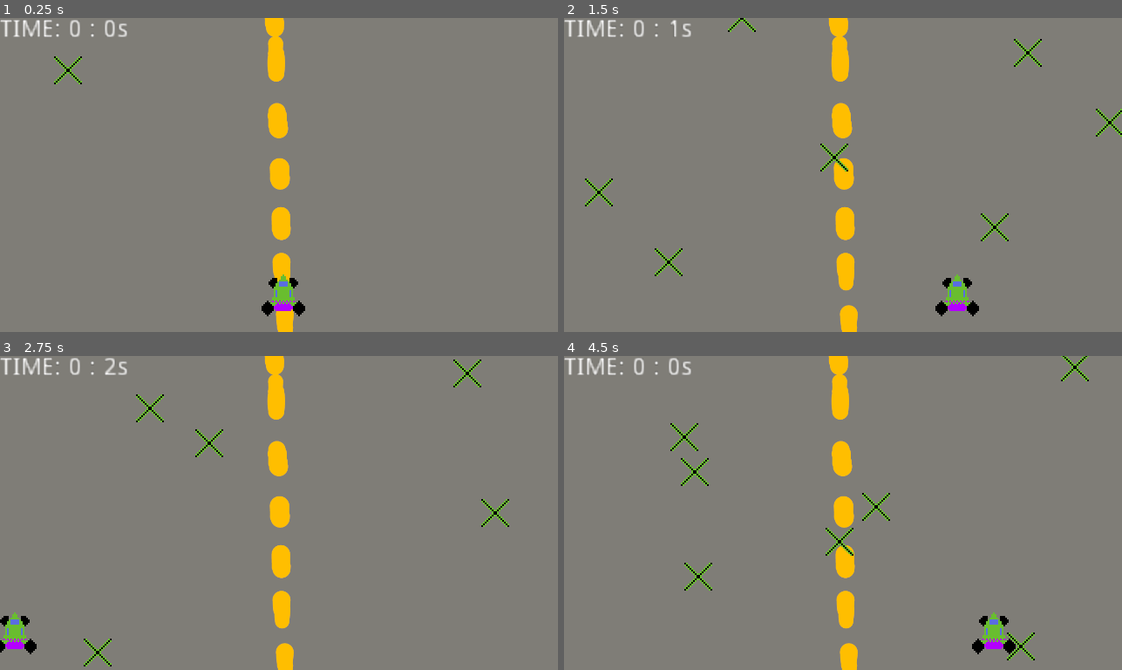
Above: before the commit, frames 1-4 (two rows, left to right).
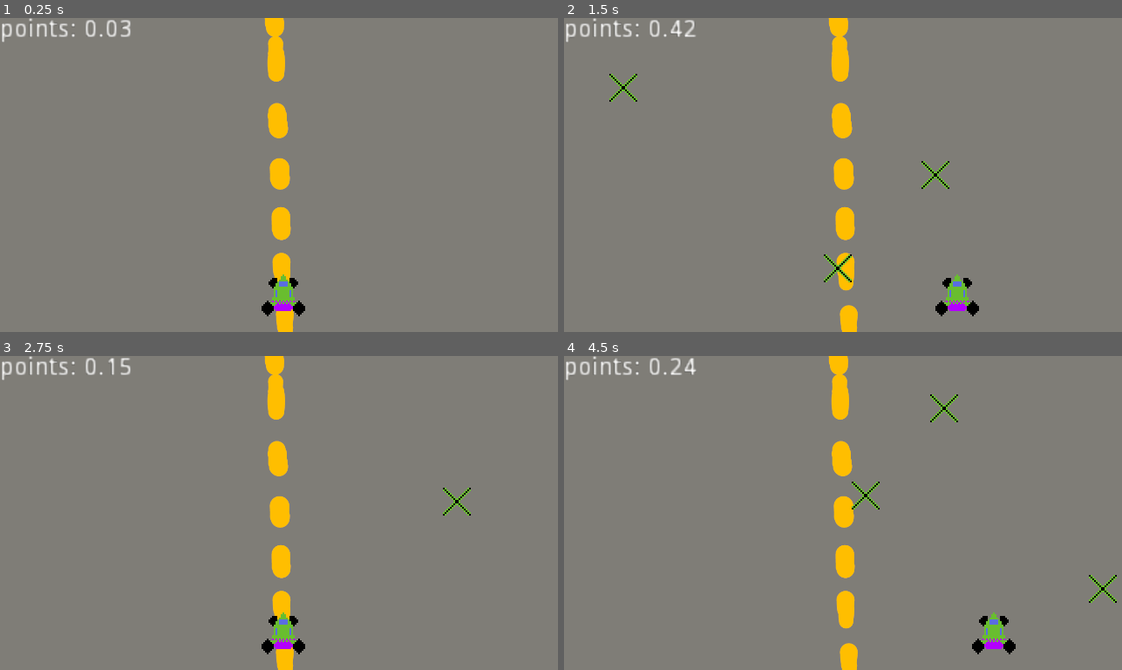
Above: after the commit, the same moments.

Repository: SzymanskiFilip/Racing2D-Godot
Game: Godot game, scene res://Scenes/GameScene.tscn
Two runs of this game, one before a commit and one after it. Both use one fixed random seed, a clock stepped at 60 frames per second and the inputs below.
Inputs (mouse positions are in pixels of both pictures, inside the frame that each line leads up to):
- Up to frame 1 (0.25 s): no input
- Up to frame 2 (1.5 s): hold Right (ui_right) 0.53-1.28 s; hold Left (ui_left) from 1.28 s (still down)
- Up to frame 3 (2.75 s): release Left (ui_left) at 2 s; click (290, 572) at 2 s, where only the run after the commit has a clickable "PLAY AGAIN"
- Up to frame 4 (4.5 s): hold Right (ui_right) 2.78-3.5 s; click "PLAY AGAIN" at 3.5 s; hold Right (ui_right) from 4.28 s (still down)

The runs differ from the first frame. In frame 1, 0.8% of the frame differs, in the area x 0-24%, y 0-22%; in frame 2, 2.1%; in frame 3, 2.6%, in the area x 0-92%, y 0-99%; in frame 4, 2.1%.

Commit message:
finished

Diff:
--- a/Scenes/EndScreen.gd
+++ b/Scenes/EndScreen.gd
@@ -1,7 +1,9 @@
 extends Control
+
 
 func change_scene():
 	get_tree().change_scene("res://Scenes/GameScene.tscn")
 
+
 func _on_Button_pressed():
 	change_scene()
--- a/Scenes/GameScene.gd
+++ b/Scenes/GameScene.gd
@@ -2,6 +2,7 @@
 
 const OBSTACLE = preload("res://Scenes/Obstacle.tscn")
 var randomizer = RandomNumberGenerator.new()
+
 
 
 func _on_Timer_timeout():
@@ -13,7 +14,6 @@
 
 func change_scene():
 	get_tree().change_scene("res://Scenes/EndScreen.tscn")
-
 func _on_Car_LOST():
 	print("CHANGE TO LOSE SCENE")
 	change_scene()
--- a/Scenes/GameScene.tscn
+++ b/Scenes/GameScene.tscn
@@ -1,9 +1,10 @@
-[gd_scene load_steps=5 format=2]
+[gd_scene load_steps=6 format=2]
 
 [ext_resource path="res://Scenes/Map.tscn" type="PackedScene" id=1]
 [ext_resource path="res://Scenes/Car.tscn" type="PackedScene" id=2]
 [ext_resource path="res://Scenes/TimerText.tscn" type="PackedScene" id=3]
 [ext_resource path="res://Scenes/GameScene.gd" type="Script" id=4]
+[ext_resource path="res://Scenes/Timer.tscn" type="PackedScene" id=5]
 
 [node name="GameScene" type="Node2D"]
 script = ExtResource( 4 )
@@ -14,10 +15,16 @@
 position = Vector2( 163.137, 154.859 )
 
 [node name="TimerText" parent="." instance=ExtResource( 3 )]
+text = "points: 0"
 
-[node name="Timer" type="Timer" parent="."]
+[node name="PointsTimer" type="Timer" parent="."]
 wait_time = 0.1
 autostart = true
 
+[node name="Timer" parent="." instance=ExtResource( 5 )]
+wait_time = 0.26
+autostart = true
+
 [connection signal="LOST" from="Car" to="." method="_on_Car_LOST"]
+[connection signal="timeout" from="PointsTimer" to="TimerText" method="_on_PointsTimer_timeout"]
 [connection signal="timeout" from="Timer" to="." method="_on_Timer_timeout"]
--- /dev/null
+++ b/Scenes/sendTime.gd
@@ -0,0 +1,4 @@
+extends Timer
+
+
+signal send_time
--- a/Scripts/TimerText.gd
+++ b/Scripts/TimerText.gd
@@ -2,18 +2,14 @@
 
 onready var timer = get_node("Timer")
 
-var seconds = 0
-var minutes = 0
+var POINTS = 0
 
 func _ready():
 	timer.set_wait_time(1)
 	timer.start()
 
-func _on_Timer_timeout():
-	if seconds < 60:
-		seconds += 1
-	if seconds >= 60:
-		minutes += 1
-		seconds = 0
 
-	text = "TIME: " + str(minutes) + " : " + str(seconds) + "s"
+func _on_PointsTimer_timeout():
+	print("POINT")
+	text = "points: " + str(POINTS)
+	POINTS += 0.03
